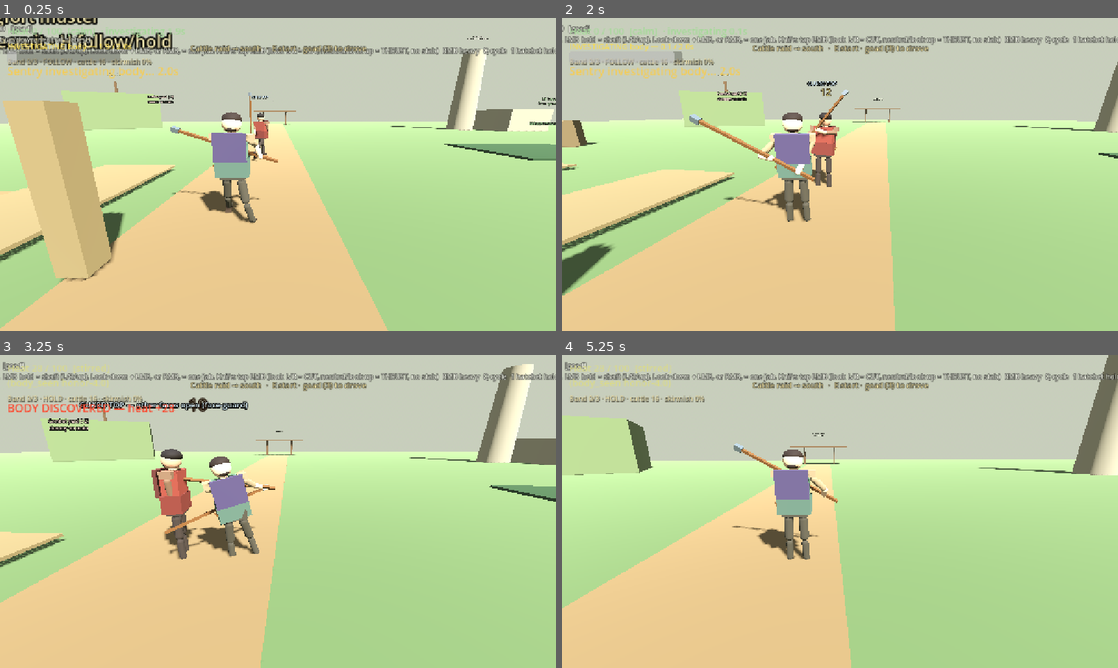
Above: before the commit, frames 1-4 (two rows, left to right).
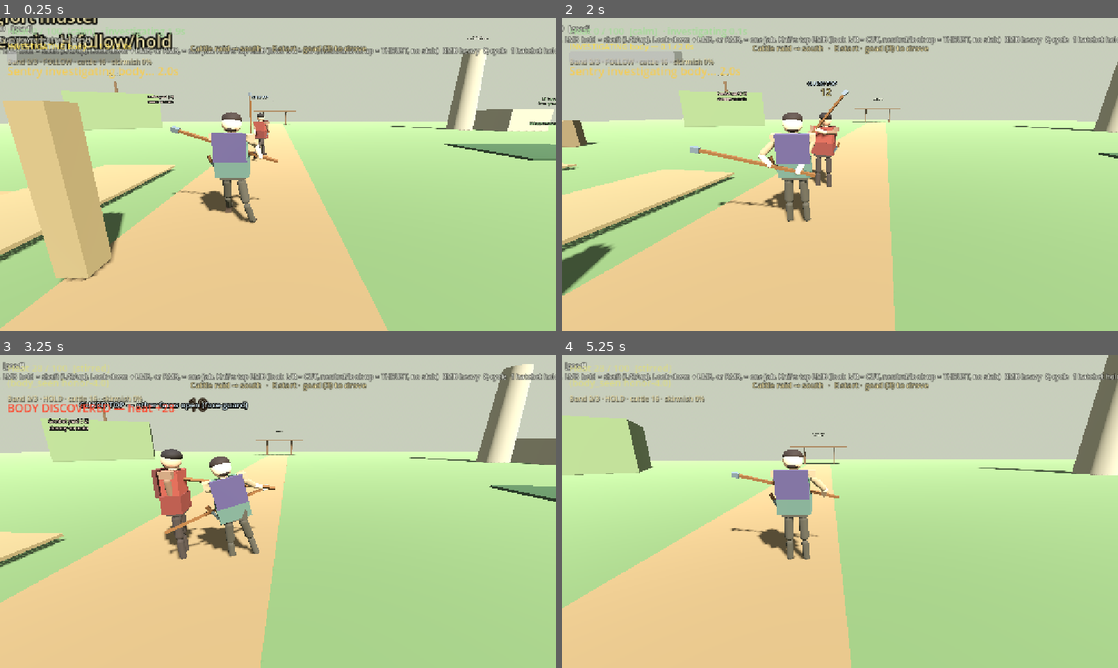
Above: after the commit, the same moments.

Repository: fortins4/devPlayground
Game: Godot game, scene res://scenes/main/main.tscn
Two runs of this game, one before a commit and one after it. Both use one fixed random seed, a clock stepped at 60 frames per second and the inputs below.
Inputs (mouse positions are in pixels of both pictures, inside the frame that each line leads up to):
- Up to frame 1 (0.25 s): no input
- Up to frame 2 (2 s): tap Enter at 0.5 s; move the mouse to (867, 174) at 0.52 s; hold Right mouse button (attack_heavy) 0.53-1.28 s; hold W (move_forward) from 0.53 s (still down); click (867, 174) at 0.67 s; tap Space (jump) at 0.77, 1.52 s; move the mouse to (812, 174) at 1.27 s; click (812, 174) at 1.35 s
- Up to frame 3 (3.25 s): keep holding W (move_forward); move the mouse to (289, 505) at 2.02 s; hold H (band_toggle) 2.03-2.78 s; move the mouse to (272, 517) at 2.77 s; tap Ctrl (crouch) at 2.85 s; click (272, 517) at 2.92 s; tap Space (jump) at 3.02 s
- Up to frame 4 (5.25 s): keep holding W (move_forward); move the mouse to (878, 514) at 3.52 s; hold Q (cycle_weapon) 3.53-4.28 s; tap Space (jump) at 3.77, 4.52 s; move the mouse to (795, 508) at 4.27 s; tap E (interact) at 4.35 s; move the mouse to (845, 511) at 5.02 s; hold Shift (sprint) from 5.03 s (still down); click (845, 511) at 5.17 s

The runs differ from the first frame. In frame 1, less than 0.1% of the frame differs, in the area x 35-49%, y 36-60%; in frame 2, 0.9%, in the area x 22-50%, y 30-61%; in frame 3, less than 0.1%; in frame 4, 0.4%.

Commit message:
feat(combat): lay the stowed goad flat and keep the knife on him

Diff:
--- a/scripts/characters/player/player_controller.gd
+++ b/scripts/characters/player/player_controller.gd
@@ -689,8 +689,8 @@
 		return
 	var belt_knife := visual_node.find_child("BeltKnife", true, false) as Node3D
 	if belt_knife:
-		# Sheath only while the hatchet is out. The live kit shows one weapon, or none.
-		belt_knife.visible = weapon == &"hatchet"
+		# On the hip whenever the knife is not in the hand.
+		belt_knife.visible = weapon != &"knife"
 
 
 func _sync_back_goad_visibility() -> void:
@@ -1206,7 +1206,7 @@
 	match combat.current_weapon:
 		CombatSystem.Weapon.GOAD:
 			# Across the chest, out in front. Not a vertical pole up the face.
-			return Vector3(deg_to_rad(22.0), deg_to_rad(-10.0), deg_to_rad(58.0))
+			return Vector3(deg_to_rad(6.0), deg_to_rad(-4.0), deg_to_rad(78.0))
 		CombatSystem.Weapon.KNIFE:
 			# Matches tool idle: blade up beside the chest, not the strike thrust.
 			return Vector3(deg_to_rad(-28.0), deg_to_rad(16.0), deg_to_rad(-36.0))
--- a/scripts/characters/shared/kerne_mesh_builder.gd
+++ b/scripts/characters/shared/kerne_mesh_builder.gd
@@ -256,34 +256,35 @@
 		# Sheathed knife on left hip — always visible kit silhouette
 		var belt_knife := Node3D.new()
 		belt_knife.name = "BeltKnife"
-		belt_knife.position = Vector3(-0.26, 0.02, 0.08)
-		belt_knife.rotation_degrees = Vector3(15.0, 0.0, 25.0)
+		# Left hip, just outside the tunic. Hangs on him when the knife is not drawn.
+		belt_knife.position = Vector3(-0.34, 0.14, 0.04)
+		belt_knife.rotation_degrees = Vector3(18.0, -40.0, 16.0)
 		torso.add_child(belt_knife)
 		var bk_handle := BoxMesh.new()
-		bk_handle.size = Vector3(0.03, 0.10, 0.03)
+		bk_handle.size = Vector3(0.045, 0.11, 0.04)
 		belt_knife.add_child(_mesh_inst(bk_handle, wood, "Handle"))
 		var bk_blade := BoxMesh.new()
-		bk_blade.size = Vector3(0.025, 0.18, 0.015)
+		bk_blade.size = Vector3(0.04, 0.20, 0.018)
 		var bk_b := _mesh_inst(bk_blade, iron, "Blade")
 		bk_b.position = Vector3(0.0, -0.12, 0.0)
 		belt_knife.add_child(bk_b)
 
-		# Goad stowed on the back. Face is +Z, so the shaft stays on -Z,
-		# behind the torso, and only rolls across the shoulders.
+		# Flat on the back. Face is +Z, so -Z is behind the torso.
+		# Short enough to stay inside the tunic from the front and the side.
 		var back_goad := Node3D.new()
 		back_goad.name = "BackGoad"
-		back_goad.position = Vector3(0.0, 0.34, -0.30)
-		back_goad.rotation_degrees = Vector3(0.0, 0.0, 76.0)
+		back_goad.position = Vector3(0.0, 0.40, -0.162)
+		back_goad.rotation_degrees = Vector3(0.0, 0.0, 90.0)
 		torso.add_child(back_goad)
 		var goad_mesh := BoxMesh.new()
-		goad_mesh.size = Vector3(0.035, 1.05, 0.035)
+		goad_mesh.size = Vector3(0.036, 0.26, 0.036)
 		var goad_mi := _mesh_inst(goad_mesh, wood, "Staff")
 		goad_mi.position = Vector3.ZERO
 		back_goad.add_child(goad_mi)
 		var tip_mesh := BoxMesh.new()
-		tip_mesh.size = Vector3(0.07, 0.08, 0.07)
+		tip_mesh.size = Vector3(0.05, 0.04, 0.05)
 		var tip_mi := _mesh_inst(tip_mesh, iron, "Tip")
-		tip_mi.position = Vector3(0.0, 0.50, 0.0)
+		tip_mi.position = Vector3(0.0, 0.12, 0.0)
 		back_goad.add_child(tip_mi)
 
 	return {
